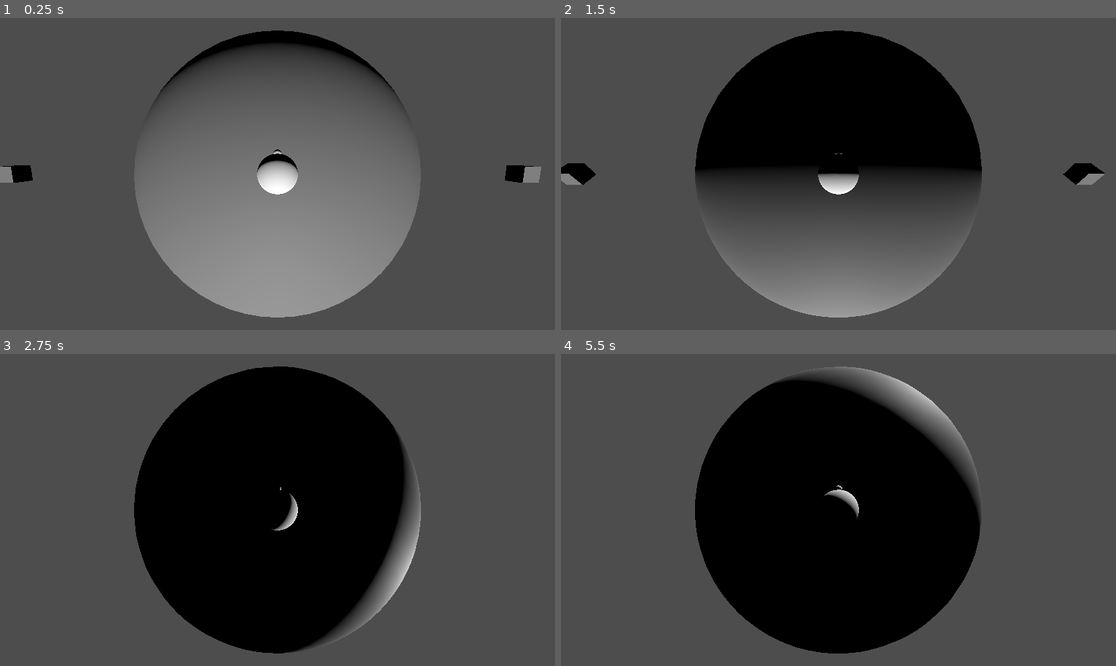
Above: before the commit, frames 1-4 (two rows, left to right).
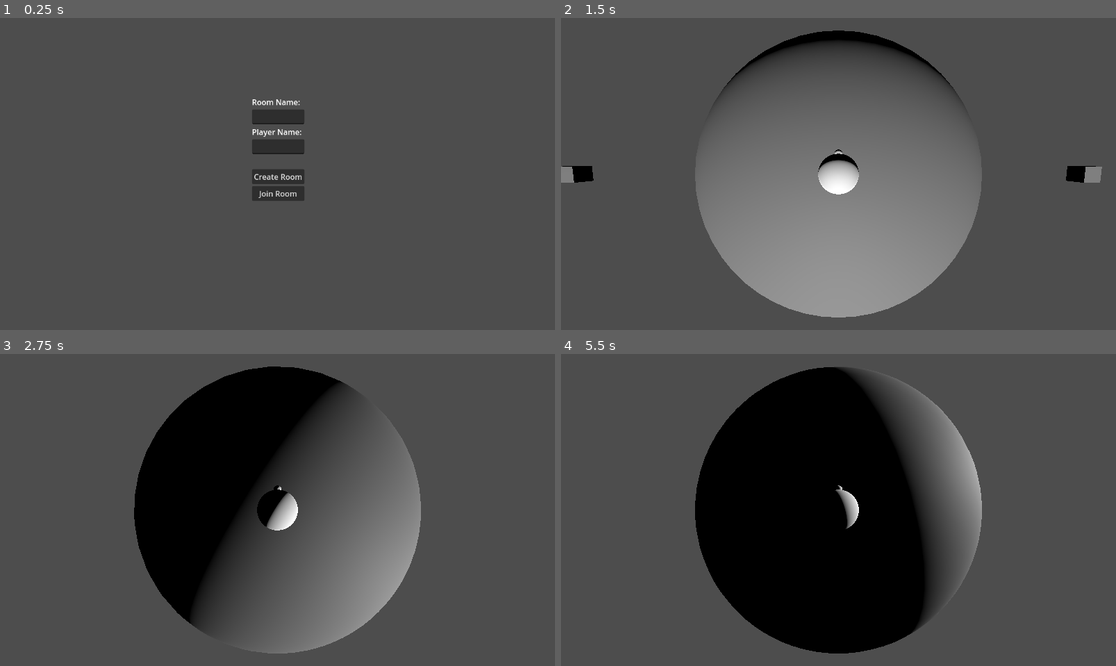
Above: after the commit, the same moments.

Repository: BenjaminMassey/battle_baos
Game: Godot game, scene res://scenes/main.tscn
The game is run twice, just before and just after one commit, with the same random seed, the same clock (stepped at 60 frames per second) and the same inputs.
Inputs (mouse positions are in pixels of both pictures, inside the frame that each line leads up to):
- Up to frame 1 (0.25 s): no input
- Up to frame 2 (1.5 s): click (838, 177) at 0.5 s, where only the run after the commit has a clickable "Create Room"; click (838, 192) at 1.25 s, where only the run after the commit has a clickable "Join Room"
- Up to frame 3 (2.75 s): hold D (turn_right) from 2.03 s (still down)
- Up to frame 4 (5.5 s): release D (turn_right) at 2.78 s; hold A (turn_left) 2.78-3.53 s; hold D (turn_right) 3.53-5.03 s; hold A (turn_left) from 5.03 s (still down)

The runs differ from the first frame. In frame 1, 28% of the frame differs, in the area x 0-98%, y 4-96%; in frame 2, 34%; in frame 3, 22%; in frame 4, 7.8%.
Error after the commit: Cannot call method 'get_as_text' on a null value. (res://scripts/multiplayer.gd:45)

Commit message:
Upgraded to Godot 4.4. Added concept of game running state. Now have GUI to input mulitplayer details. Doing HTTP requesting to create room on server. Improvement to UDP state handling.

Diff:
--- a/project.godot
+++ b/project.godot
@@ -12,7 +12,7 @@
 
 config/name="battle_baos"
 run/main_scene="res://scenes/main.tscn"
-config/features=PackedStringArray("4.3", "Mobile")
+config/features=PackedStringArray("4.4", "Mobile")
 config/icon="res://icon.svg"
 
 [input]
--- a/scenes/main.tscn
+++ b/scenes/main.tscn
@@ -1,40 +1,112 @@
-[gd_scene load_steps=6 format=3 uid="uid://cn6vxddmkbjfw"]
+[gd_scene load_steps=7 format=3 uid="uid://cn6vxddmkbjfw"]
 
 [ext_resource type="PackedScene" uid="uid://do1s3dw6r6fu" path="res://scenes/player.tscn" id="1_k4j4q"]
-[ext_resource type="Script" path="res://scripts/player.gd" id="2_8yjd8"]
-[ext_resource type="Script" path="res://scripts/camera.gd" id="3_kfpbu"]
-[ext_resource type="Script" path="res://scripts/multiplayer.gd" id="4_3otew"]
+[ext_resource type="Script" uid="uid://dfg66kwnvttym" path="res://scripts/main.gd" id="1_qxh3b"]
+[ext_resource type="Script" uid="uid://cumjmxf3vaiyq" path="res://scripts/player.gd" id="2_8yjd8"]
+[ext_resource type="Script" uid="uid://dg23qc43rexnc" path="res://scripts/camera.gd" id="3_kfpbu"]
+[ext_resource type="Script" uid="uid://bbwdj7sywm7xc" path="res://scripts/multiplayer.gd" id="4_3otew"]
 
 [sub_resource type="BoxMesh" id="BoxMesh_0t2us"]
 
-[node name="main" type="Node3D"]
+[node name="root" type="Node3D"]
 
-[node name="world" type="CSGSphere3D" parent="."]
+[node name="main" type="Node3D" parent="."]
 unique_name_in_owner = true
+script = ExtResource("1_qxh3b")
+
+[node name="game" type="Node3D" parent="main"]
+
+[node name="world" type="CSGSphere3D" parent="main/game"]
 radius = 7.5
 radial_segments = 50
 rings = 50
 
-[node name="player" parent="world" instance=ExtResource("1_k4j4q")]
+[node name="player" parent="main/game/world" instance=ExtResource("1_k4j4q")]
 transform = Transform3D(1, 0, 0, 0, 1, 0, 0, 0, 1, 0, 8, 0)
 script = ExtResource("2_8yjd8")
 
-[node name="light" type="DirectionalLight3D" parent="."]
+[node name="light" type="DirectionalLight3D" parent="main/game"]
 transform = Transform3D(1, 0, 0, 0, 0.707107, 0.707107, 0, -0.707107, 0.707107, 0, 20, 0)
 
-[node name="test_box" type="MeshInstance3D" parent="."]
+[node name="test_box" type="MeshInstance3D" parent="main/game"]
 transform = Transform3D(1, 0, 0, 0, 1, 0, 0, 0, 1, -16.823, 0, 0)
 mesh = SubResource("BoxMesh_0t2us")
+skeleton = NodePath("../../..")
 
-[node name="test_box_2" type="MeshInstance3D" parent="."]
+[node name="test_box_2" type="MeshInstance3D" parent="main/game"]
 transform = Transform3D(1, 0, 0, 0, 1, 0, 0, 0, 1, 15.6528, 0, 0)
 mesh = SubResource("BoxMesh_0t2us")
+skeleton = NodePath("../../..")
 
-[node name="camera" type="Camera3D" parent="." node_paths=PackedStringArray("player")]
+[node name="camera" type="Camera3D" parent="main/game" node_paths=PackedStringArray("player")]
 transform = Transform3D(-4.37114e-08, -0.707107, 0.707107, 0, 0.707107, 0.707107, -1, 3.09086e-08, -3.09086e-08, 10, 10, 0)
 script = ExtResource("3_kfpbu")
 player = NodePath("../world/player")
 
-[node name="multiplayer" type="Node" parent="." node_paths=PackedStringArray("player")]
+[node name="multiplayer" type="Node" parent="main/game" node_paths=PackedStringArray("player")]
 script = ExtResource("4_3otew")
 player = NodePath("../world/player")
+
+[node name="HTTPRequest" type="HTTPRequest" parent="main/game/multiplayer"]
+timeout = 10.0
+
+[node name="gui" type="Control" parent="main"]
+unique_name_in_owner = true
+layout_mode = 3
+anchors_preset = 8
+anchor_left = 0.5
+anchor_top = 0.5
+anchor_right = 0.5
+anchor_bottom = 0.5
+offset_left = -500.0
+offset_top = -250.0
+offset_right = 500.0
+offset_bottom = 250.0
+grow_horizontal = 2
+grow_vertical = 2
+
+[node name="input" type="VFlowContainer" parent="main/gui"]
+layout_mode = 2
+anchor_left = 0.5
+anchor_top = 0.5
+anchor_right = 0.5
+anchor_bottom = 0.5
+offset_left = -53.0
+offset_top = -161.0
+offset_right = 56.0
+offset_bottom = 111.0
+grow_horizontal = 2
+grow_vertical = 2
+
+[node name="room_label" type="Label" parent="main/gui/input"]
+layout_mode = 2
+text = "Room Name:"
+
+[node name="room_edit" type="LineEdit" parent="main/gui/input"]
+layout_mode = 2
+
+[node name="player_label" type="Label" parent="main/gui/input"]
+layout_mode = 2
+text = "Player Name:"
+
+[node name="player_edit" type="LineEdit" parent="main/gui/input"]
+layout_mode = 2
+
+[node name="edit_button_spacer" type="Label" parent="main/gui/input"]
+layout_mode = 2
+
+[node name="create_button" type="Button" parent="main/gui/input"]
+layout_mode = 2
+text = "Create Room"
+
+[node name="join_button" type="Button" parent="main/gui/input"]
+layout_mode = 2
+text = "Join Room"
+
+[node name="info_text" type="Label" parent="main/gui/input"]
+layout_mode = 2
+horizontal_alignment = 1
+
+[connection signal="request_completed" from="main/game/multiplayer/HTTPRequest" to="main/game/multiplayer" method="_on_http_request_request_completed"]
+[connection signal="pressed" from="main/gui/input/create_button" to="main/game/multiplayer" method="_on_create_button_pressed"]
+[connection signal="pressed" from="main/gui/input/join_button" to="main/game/multiplayer" method="_on_join_button_pressed"]
--- a/scripts/camera.gd
+++ b/scripts/camera.gd
@@ -4,6 +4,8 @@
 @export var distance: float = 5.0;
 
 func _process(delta: float) -> void:
+	if !%main.game_running:
+		return;
 	var p_pos = player.global_position;
 	var w_pos = Vector3.ZERO;
 	var w_p_line = (p_pos - w_pos).normalized();
--- /dev/null
+++ b/scripts/main.gd
@@ -0,0 +1,16 @@
+extends Node3D
+
+var game_running = false;
+
+func _ready() -> void:
+	while $game == null or $gui == null:
+		await get_tree().create_timer(0.1).timeout
+	show_gui();
+
+func show_gui() -> void:
+	$game.visible = false;
+	$gui.visible = true;
+
+func show_game() -> void:
+	$game.visible = true;
+	$gui.visible = false;
--- a/scripts/multiplayer.gd
+++ b/scripts/multiplayer.gd
@@ -2,20 +2,23 @@
 
 @export var player: Node3D;
 
+var connected = false;
 var udp := PacketPeerUDP.new()
 var server_address = "127.0.0.1"
-var server_port = 8081
-var game_id = "42069"
-
-func _ready():
-	return; # TODO: make real
-	udp.connect_to_host(server_address, server_port)
+var http_port = 8080
+var udp_port = 8081
+var game_id = ""
+var player_name = ""
 
 func _process(delta):
-	return; # TODO: make real
+	if !%main.game_running:
+		return;
+	if !connected:
+		udp.connect_to_host(server_address, udp_port)
+		connected = true;
 	var message: Dictionary = {
 		"game_id": game_id,
-		"player_id": player.name,
+		"player_id": player_name,
 		"state": {
 			"alive": true,
 			"position": [player.global_position.x, player.global_position.y, player.global_position.z],
@@ -32,3 +35,39 @@
 			print("Received from server: ", data)
 		else:
 			print("Failed to parse MessagePack response")
+
+
+func _on_create_button_pressed() -> void:
+	print("create button");
+	game_id = %gui.find_child("input").find_child("room_edit").text;
+	player_name = %gui.find_child("input").find_child("player_edit").text;
+	%gui.find_child("input").find_child("info_text").text = "Creating room...";
+	var auth = FileAccess.open("res://auth.key", FileAccess.READ).get_as_text();
+	var data = {
+		"auth_key": auth,
+		"room_id": game_id
+	};
+	var json = JSON.stringify(data);
+	var url = "http://" + server_address + ":" + str(http_port) + "/createRoom";
+	var headers = ["Content-Type: application/json"];
+	$HTTPRequest.request(url ,headers, HTTPClient.METHOD_POST, json);
+
+func _on_join_button_pressed() -> void:
+	print("join button");
+	game_id = %gui.find_child("input").find_child("room_edit").text;
+	player_name = %gui.find_child("input").find_child("player_edit").text;
+	%main.show_game();
+	%main.game_running = true;
+	# TODO: verify game exists, like at all
+
+
+func _on_http_request_request_completed(result: int, response_code: int, headers: PackedStringArray, body: PackedByteArray) -> void:
+	if result == HTTPRequest.RESULT_SUCCESS and response_code == 200:
+		%main.show_game();
+		%main.game_running = true;
+	else:
+		var message = body.get_string_from_utf8();
+		if message.is_empty() and response_code == 0:
+			message = "Connection timed out.";
+		print("[", response_code, "] ", message);
+		%gui.find_child("input").find_child("info_text").text = message;
--- a/scripts/player.gd
+++ b/scripts/player.gd
@@ -9,6 +9,8 @@
 var turn_speed: float = 1.5;
 
 func _process(delta: float) -> void:
+	if !%main.game_running:
+		return;
 	var world_intersection = (global_position - world_position).normalized();
 	if Input.is_action_pressed("turn_right"):
 		forward_vec *= Quaternion(world_intersection, turn_speed * delta);
Not shown, added: scripts/camera.gd.uid
Not shown, added: scripts/main.gd.uid
Not shown, added: scripts/multiplayer.gd.uid
Not shown, added: scripts/player.gd.uid
Not shown, changed: .gitignore
